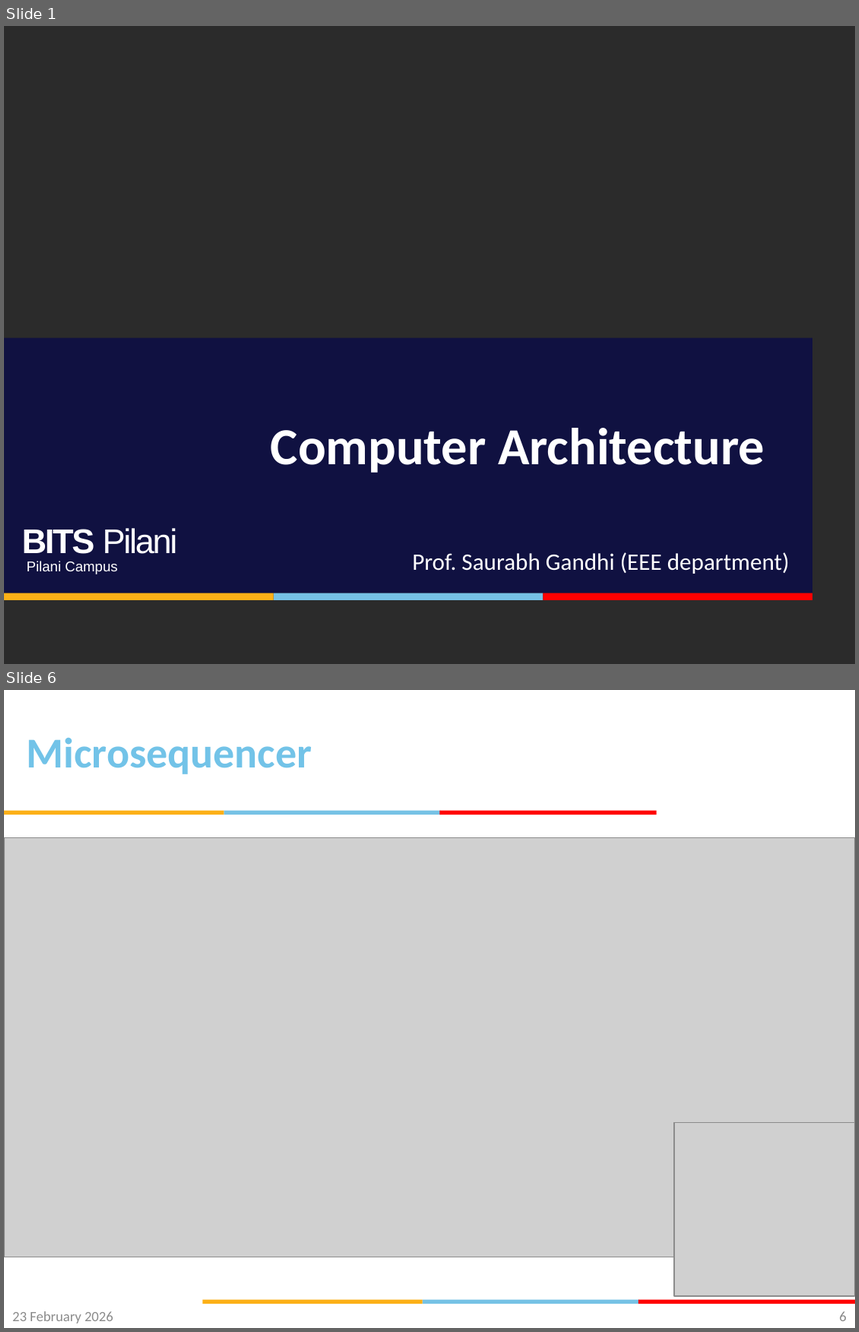
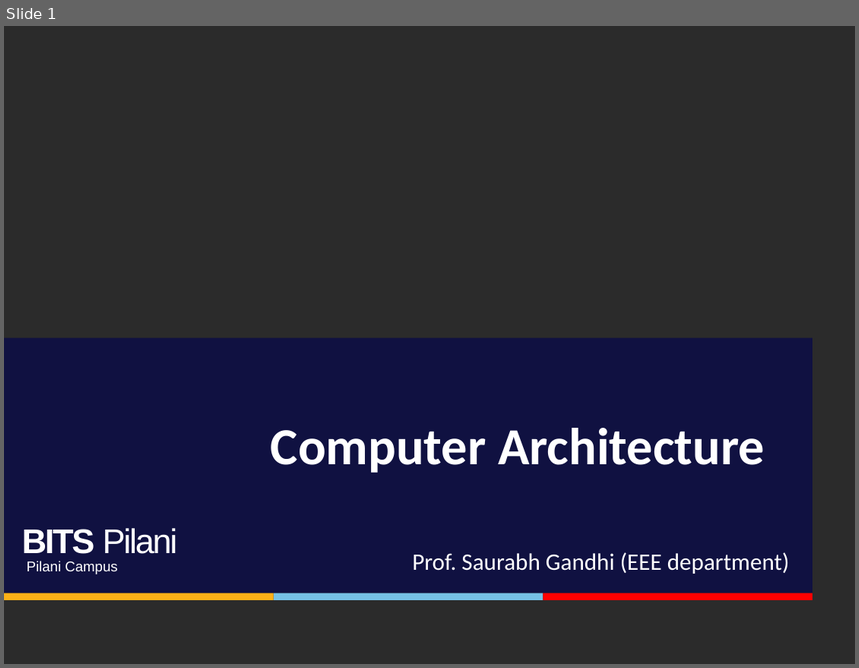
Before and after one commit to gsaurabhr-teaching/csf342-material, a slide deck: Lec-15-19-pipelined-cpu.pptx. Shown one above the other, each under a label of ours: slides 1 and 6 before the commit, slide 1 after it; the slides between them are not shown. The pictures are 859x1332 and 859x668 pixels, drawn with LibreOffice and Linux fonts; fonts in the diff are those of the drawing; grey boxes stand for pictures; background and template pictures are left out; a plain dark background stands for a picture behind light text. Boxes give left, top, right and bottom in pixels: in the first picture for what was removed or moved away, otherwise in the second. Text is boxed around its words. In the diff, an @@ line names an element or a change of style, - is before the commit and + after.

```diff
--- a/Lec-15-19-pipelined-cpu.pptx
+++ b/Lec-15-19-pipelined-cpu.pptx
@@ slide 6 removed at box(4, 690, 855, 1328), background #FFFFFF @@
@@ title removed at box(27, 738, 312, 774) @@
-Microsequencer
@@ rectangle removed at box(4, 811, 224, 815) @@
@@ rectangle removed at box(224, 811, 441, 815) @@
@@ rectangle removed at box(439, 811, 657, 815) @@
@@ picture removed at box(4, 837, 855, 1257) @@
@@ picture removed at box(674, 1122, 855, 1296) @@
@@ rectangle removed at box(202, 1300, 422, 1305) @@
@@ rectangle removed at box(423, 1300, 640, 1305) @@
@@ rectangle removed at box(638, 1300, 855, 1305) @@
@@ text removed at box(12, 1312, 113, 1324) @@
-23 February 2026
@@ page number removed at box(839, 1312, 846, 1322) @@
-6
```
Also in this commit, not shown: 18 slides changed, 3 slides added.
